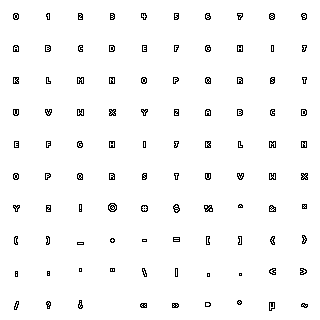
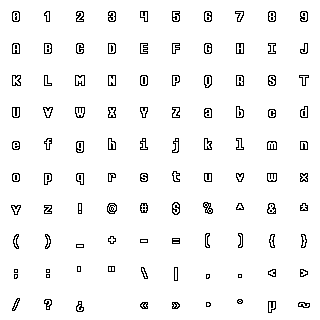
Before/after of a 320x320 layered artwork. What changed in the layer stack:
showed group "medium" (2 layers) over <box>11,11,310,313</box>
hid group "small" (2 layers) over <box>13,13,308,311</box>
